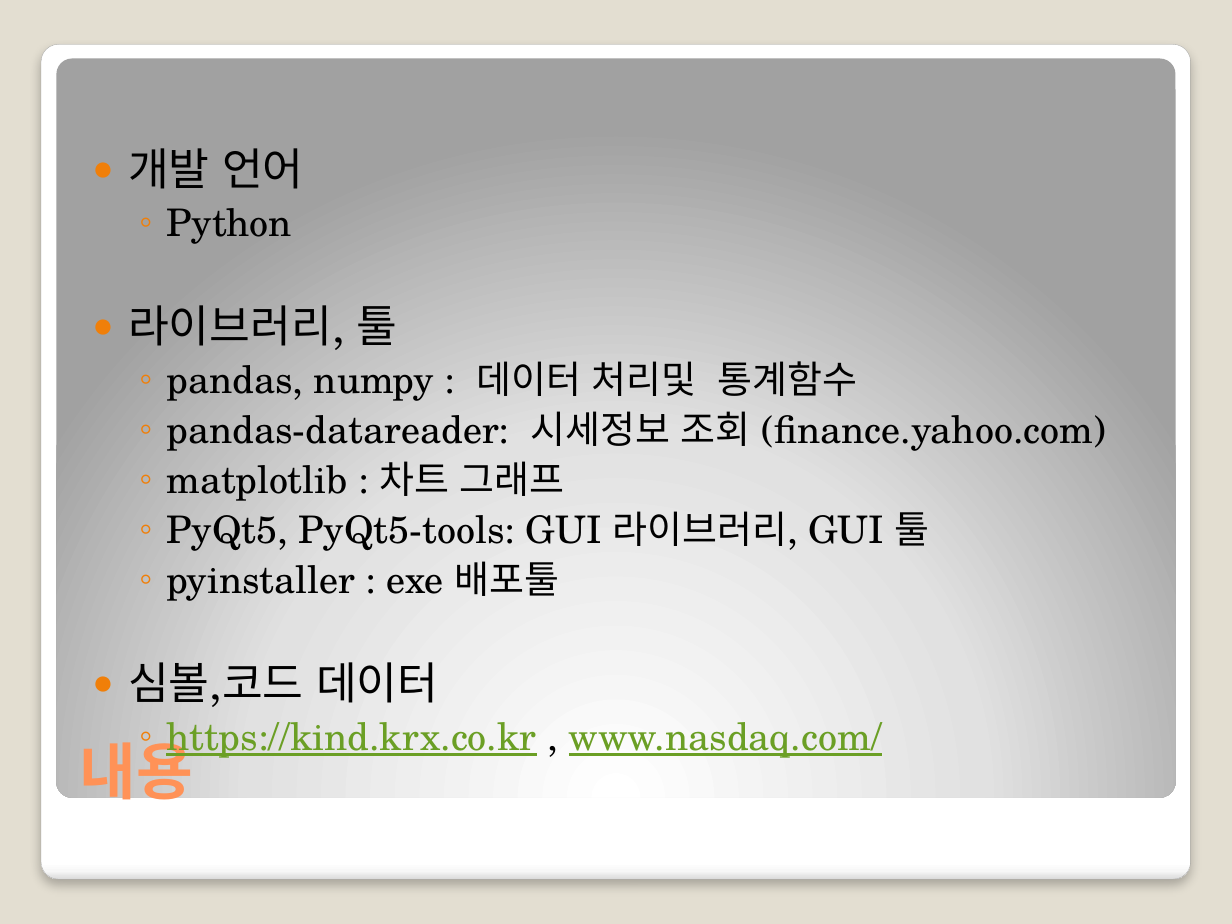
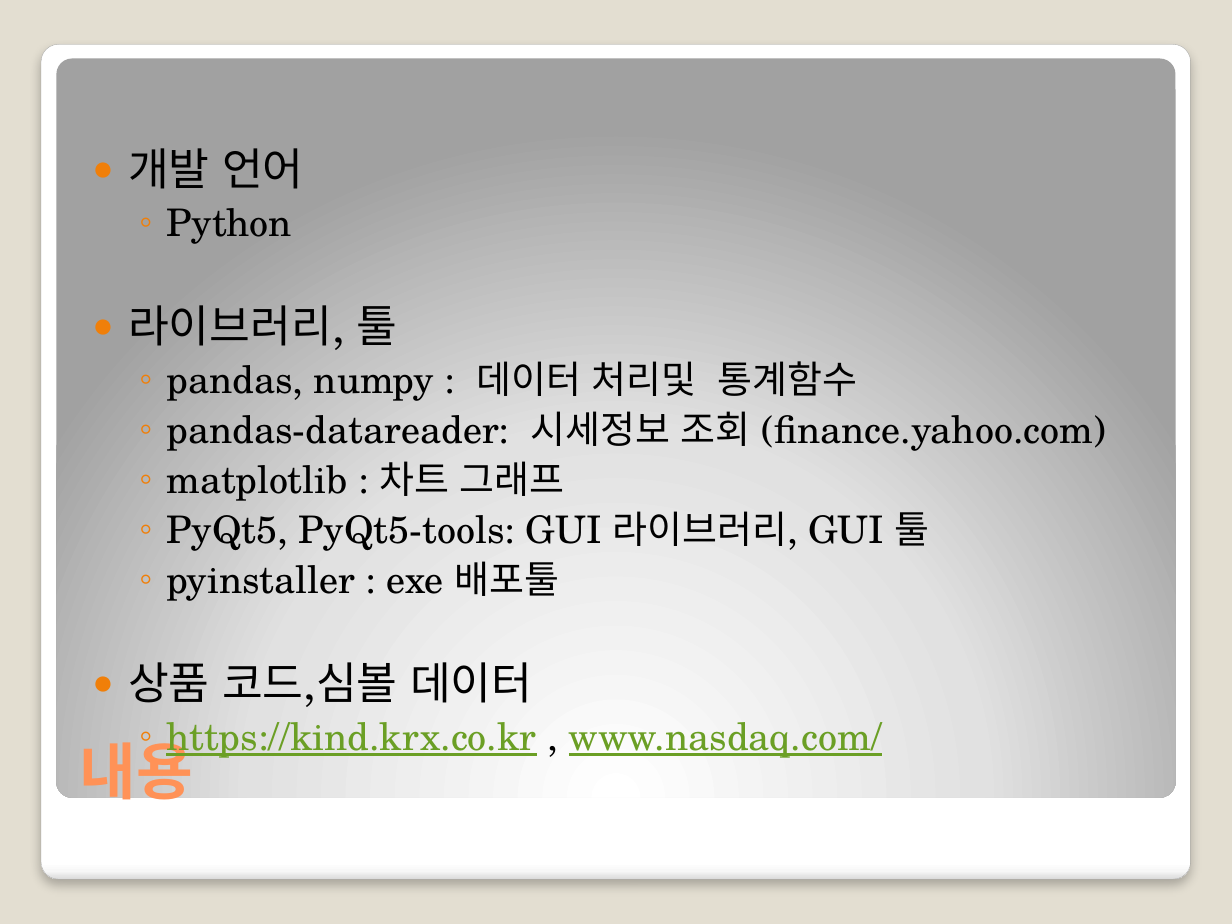
Before and after one commit to nbvc1003/stockAnalyst, a slide deck: slide 6 of 중간프로젝트2차_금융상품 분석툴20191224.pptx (slide 4 before the commit). Drawn at 1232x924 pixels with LibreOffice and Linux fonts; fonts in the diff are those of the drawing. Boxes give left, top, right and bottom in pixels: in the first picture for what was removed or moved away, otherwise in the second. Text is boxed around its words. In the diff, an @@ line names an element or a change of style, - is before the commit and + after.

```diff
--- a/중간프로젝트2차_금융상품 분석툴20191224.pptx
+++ b/중간프로젝트2차_금융상품 분석툴20191224.pptx
@@ text at (128,662,532,707): text changed @@
-● 심볼,코드 데이터
+● 상품 코드,심볼 데이터
```
Also in this commit, not shown: 3 slides added, 1 slide removed.
